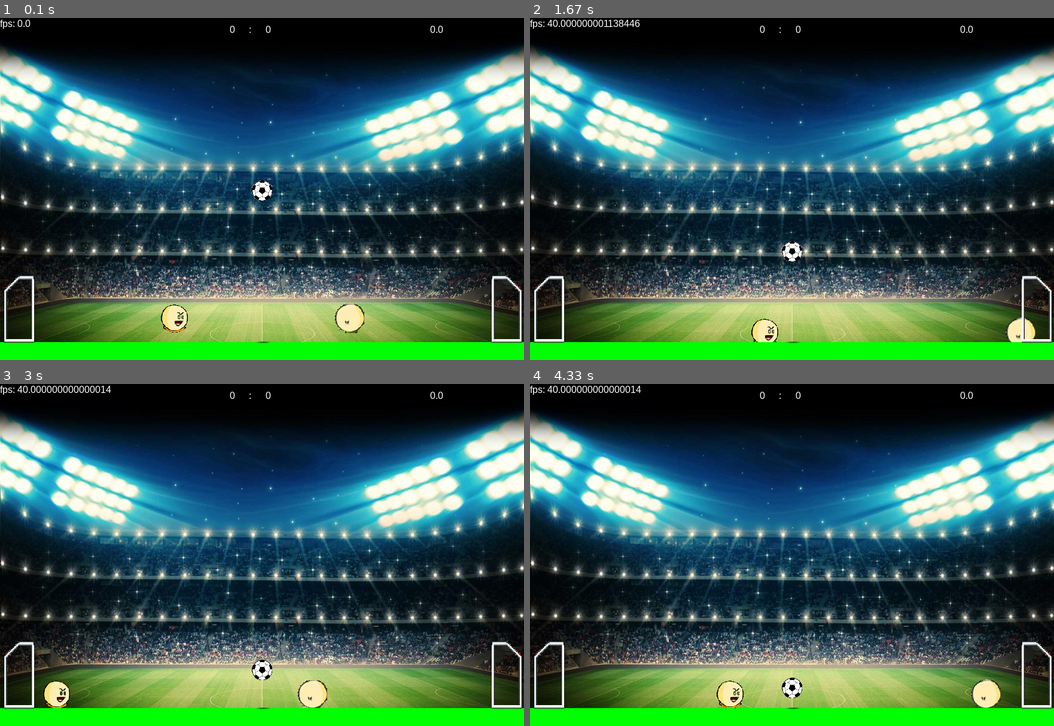
Above: before the commit, frames 1-4 (two rows, left to right).
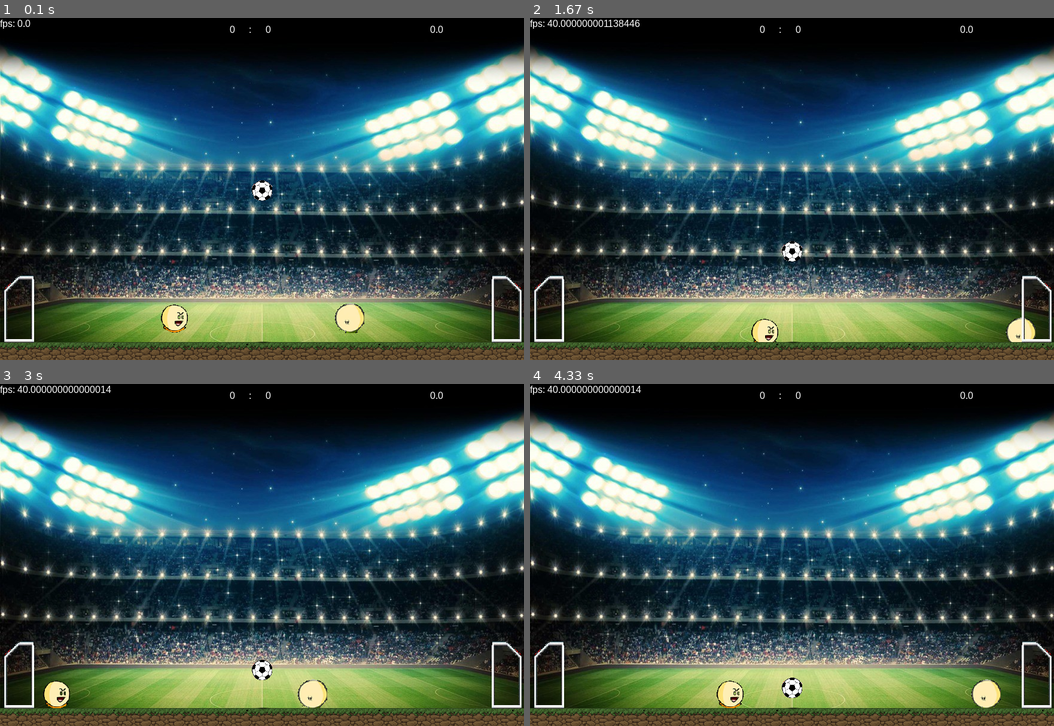
Above: after the commit, the same moments.

Repository: pedrooa/Projeto-Final
Game: pygame game, started from main_2_VersãoPedrão.py
Two runs of this game, one before a commit and one after it. Both use one fixed random seed, a clock stepped at 60 frames per second and the inputs below.
Inputs:
- Up to frame 1 (0.1 s): no input
- Up to frame 2 (1.67 s): hold Right 0.33-0.8 s; hold Up 0.83-1.13 s; hold W 0.83-1.13 s; hold Right 1.17-1.63 s; hold D 1.17-1.63 s
- Up to frame 3 (3 s): hold Left 1.67-2.2 s; hold A 1.67-2.2 s; hold Down 2.23-2.53 s; hold S 2.23-2.53 s; hold Left 2.57-2.97 s; hold A 2.57-2.97 s
- Up to frame 4 (4.33 s): hold Up 3-3.37 s; hold W 3-3.37 s; hold Right 3.4-4.03 s; hold D 3.4-4.03 s; hold Down from 4.07 s (still down); hold S from 4.07 s (still down)

The runs differ from the first frame. In frame 1, 5.2% of the frame differs, in the area x 0-100%, y 94-100%; in frame 2, 5.2%; in frame 3, 5.2%; in frame 4, 5.2%.

Commit message:
Arrumei o gramado com a jogabilidade

Diff:
--- a/Sprites.py
+++ b/Sprites.py
@@ -154,10 +154,10 @@
         self.vel.x = self.vel.x * 4
 
 class Campo(pg.sprite.Sprite):
-    def __init__(self, x , y, w, h):
+    def __init__(self, x , y, imagem, w, h):
         pg.sprite.Sprite.__init__(self)
-        self.image = pg.Surface((w,h))
-        self.image.fill(GREEN)
+        self.image = pg.transform.scale(imagem, (w,h))
+        self.image.set_colorkey(RED)
         self.rect = self.image.get_rect()
         self.rect.x = x
         self.rect.y = y
--- a/main_2_VersãoPedrão.py
+++ b/main_2_VersãoPedrão.py
@@ -44,12 +44,13 @@
                                                 "trave_2.png")).convert()
         self.sombra_bola = pg.image.load(path.join(img_folder, \
                                                 "ball_shadow.png")).convert()
-
+        self.grass_2 = pg.image.load(path.join(img_folder, \
+                                                "grass_2.png")).convert()
         #Criando objetos
         self.bola = Bola(WIDTH/2 ,HEIGHT/2,20,self.SoccerBall)
         self.player1 = Jogador(self,WIDTH*1/3,self.player1_img,0)
         self.player2 = Jogador(self,WIDTH*2/3,self.player2_img,1)
-        self.campo_futebol = Campo(0,HEIGHT - 30,WIDTH,30)
+        self.campo_futebol = Campo(0,HEIGHT - 30,self.grass_2,WIDTH,30)
         self.trave1 = Trave(self.trave_1,2,HEIGHT - 145)
         self.trave2 = Trave(self.trave_2,WIDTH - 60, HEIGHT - 145)
         self.sombra = Sombra(self,self.sombra_bola)
Binary file added: Imagens/grass_2.png
